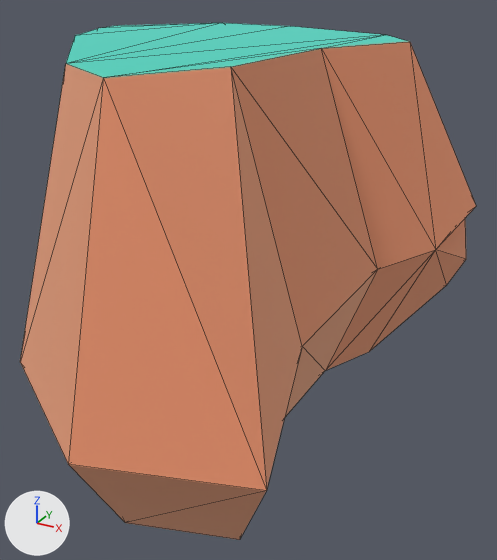
An edit to the glTF model island-race/import/kenney-nature-kit/rock_largeB.glb, drawn before and after from the same camera.
Camera for both pictures: a 50 mm lens placed at (0.553, -0.811, 0.456), pointed at (0.106, 0.001, 0.05). Every picture has the same lights, and +X, +Y and +Z are marked at lower left. The older version comes first. Mesh edges are drawn as thin lines. Where no turn or scale is listed for an object, it has been applied to the vertices. Vertices at exactly the same position are counted once.

The first picture shows 'rock_largeB'.
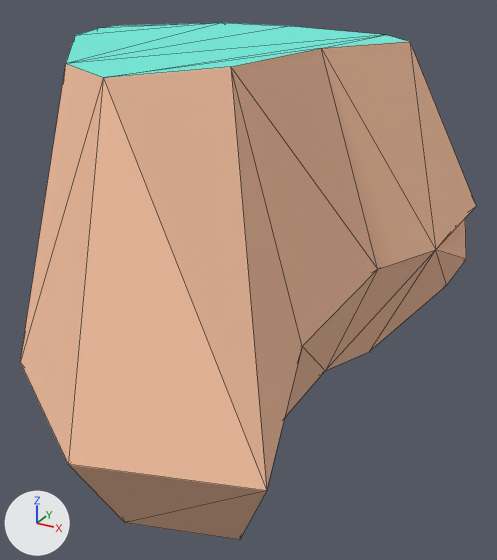
What the commit changed:
Picture 'Image_0' (img_image_0) is new.
Material 'palette' (mat_palette) is new.
Its texture is img_image_0.
Its roughness is 1.0.
me_mesh_rock_largeb has 40 vertices, 85 faces and spans x -0.383..0.383, y -0.508..0.508, z 0.0..0.43.
me_mesh_rock_largeb is used by ob_rock_largeb; location (0.0, 0.0, -0.05).
me_mesh_rock_largeb no longer uses material mat_defaultmat (white #ffffff).
me_mesh_rock_largeb part 1: all 67 faces that had it switch from mat_dirt (beige #f2be9e) to mat_palette (picture img_image_0).
me_mesh_rock_largeb part 2: all 9 faces that had it switch from mat_grass (cyan #73eddd) to mat_palette (picture img_image_0).
me_mesh_rock_largeb part 3: texture (UV) coordinates of 85 of 85 faces, centred in x -0.328..0.365, y -0.455..0.436, z 0.0..0.43, changed; they spanned u -21.84..18.45, v -15.59..18.11 and now span u 0.25..0.75, v 0.25..0.75.
Object 'tmpParent' (ob_tmpparent) is deleted.

Changed parts and their boxes [x1, y1, x2, y2] in the pictures (497 x 560 px):
'rock_largeB', recoloured, surface changed
    both: [20, 23, 476, 530]
part 1 of me_mesh_rock_largeb, recoloured
    both: [20, 41, 476, 530]
part 2 of me_mesh_rock_largeb, recoloured
    both: [66, 23, 409, 78]
part 3 of me_mesh_rock_largeb, surface changed (orange to beige)
    both: [20, 23, 476, 530]
